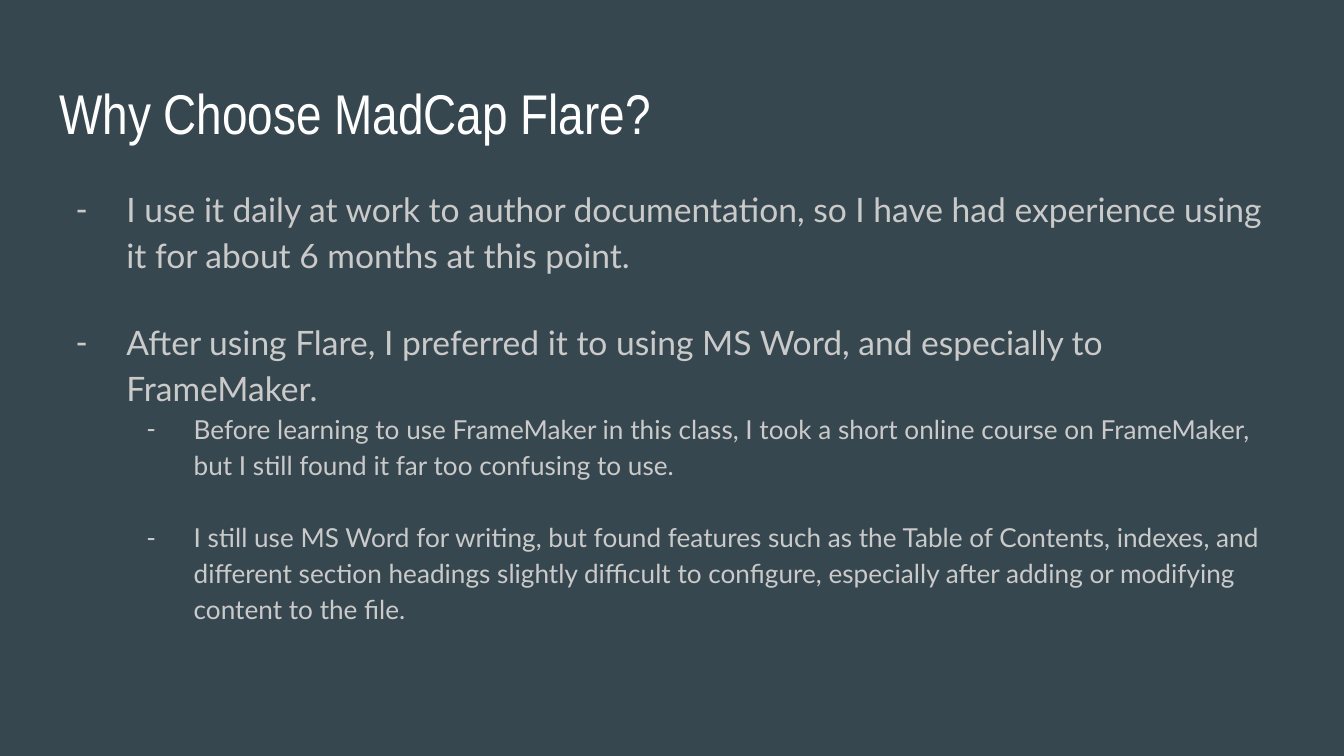
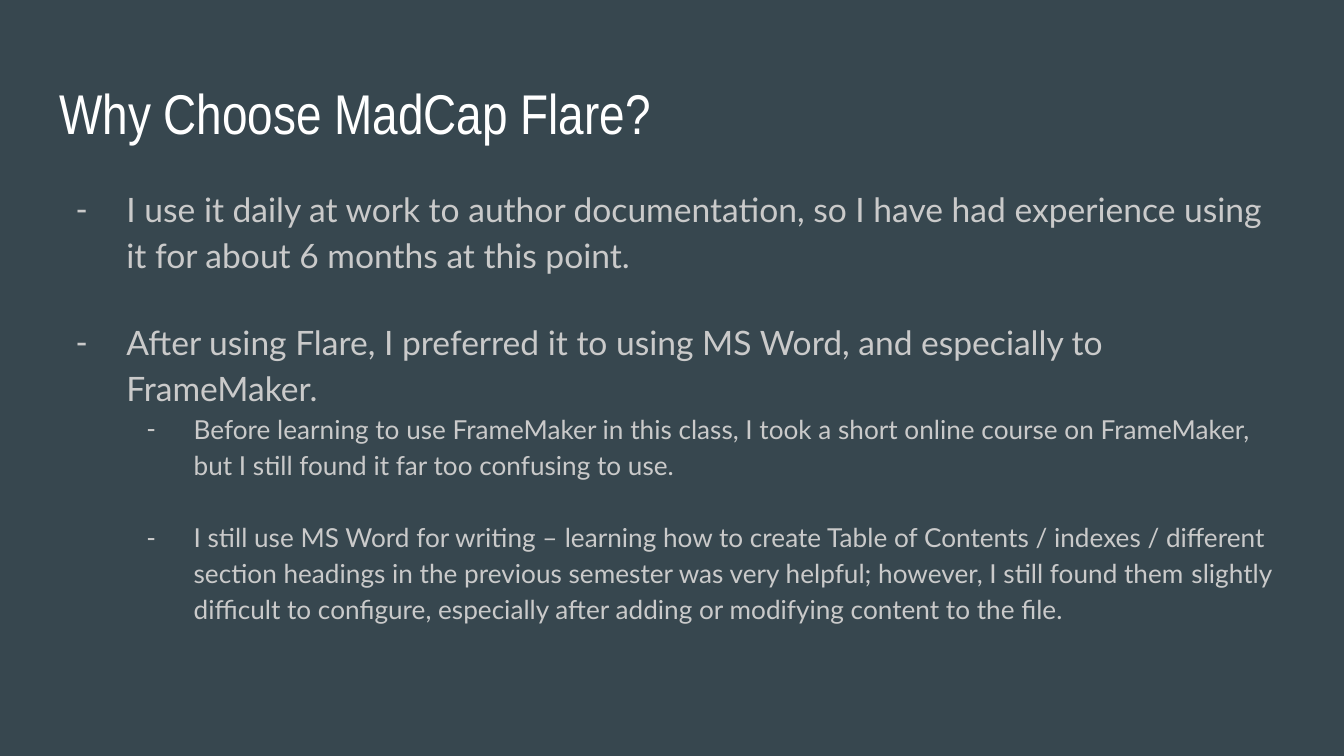
Before and after one commit to ZoeLawson/mcc_tools_tech, a slide deck: slide 4 of Week16-FinalProjects/meghana_arvind_final_project/meghana_arvind_final_project.pptx. Drawn at 1344x756 pixels with LibreOffice and Linux fonts; fonts in the diff are those of the drawing. Boxes give left, top, right and bottom in pixels: in the first picture for what was removed or moved away, otherwise in the second. Text is boxed around its words. In the diff, an @@ line names an element or a change of style, - is before the commit and + after.

```diff
--- a/Week16-FinalProjects/meghana_arvind_final_project/meghana_arvind_final_project.pptx
+++ b/Week16-FinalProjects/meghana_arvind_final_project/meghana_arvind_final_project.pptx
@@ text at (194,528,1272,624): text changed @@
-  – I still use MS Word for writing, but found features such as the Table of Contents, indexes, and different section headings slightly difficult to configure, especially after adding or modifying content to the file.
+  – I still use MS Word for writing – learning how to create Table of Contents / indexes / different section headings in the previous semester was very helpful; however, I still found them slightly difficult to configure, especially after adding or modifying content to the file.
```
Also in this commit, not shown: 3 other slides changed.
